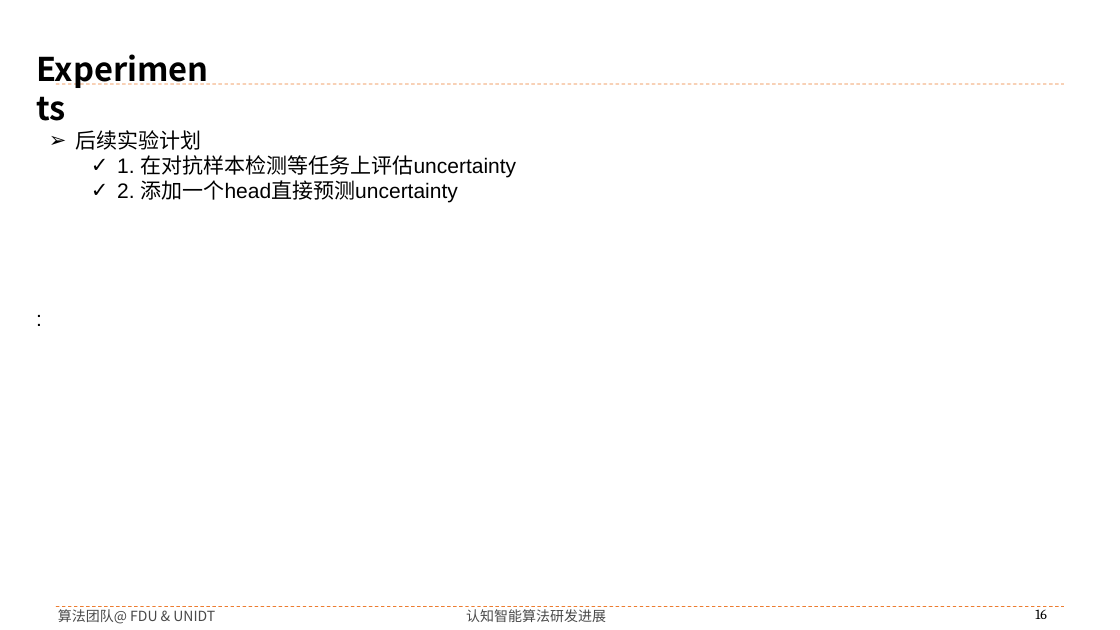
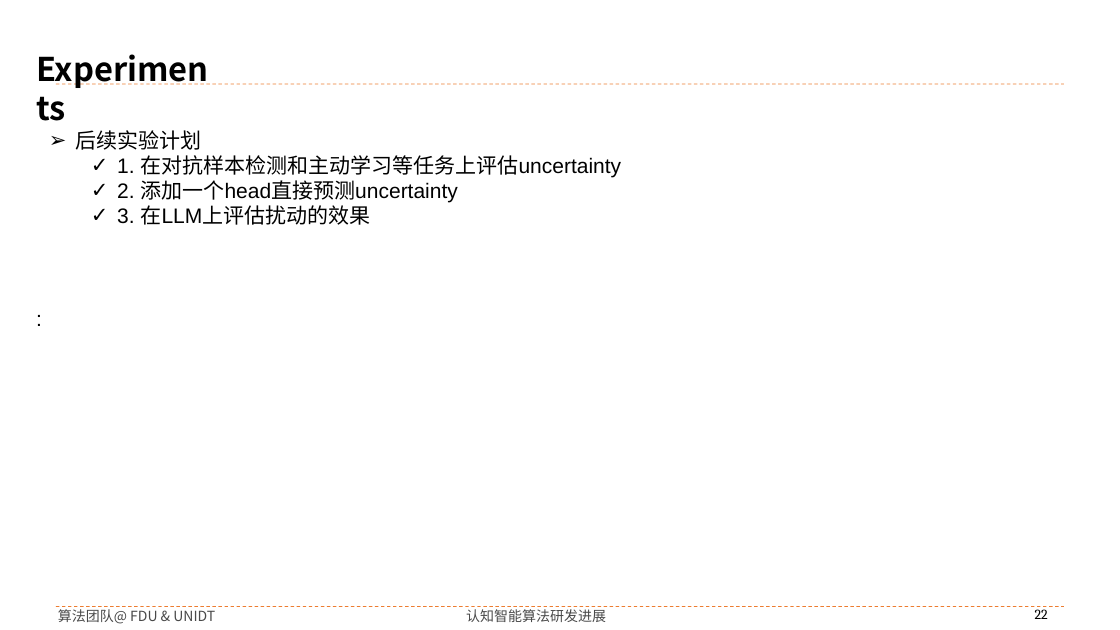
Before and after one commit to buyizhiyou/YYMUncertainty, a slide deck: slide 22 of pre/2024-06-21汇报.pptx (slide 16 before the commit). Drawn at 1120x630 pixels with LibreOffice and Linux fonts; fonts in the diff are those of the drawing; background and template pictures are left out. Boxes give left, top, right and bottom in pixels: in the first picture for what was removed or moved away, otherwise in the second. Text is boxed around its words. In the diff, an @@ line names an element or a change of style, - is before the commit and + after.

```diff
--- a/pre/2024-06-21汇报.pptx
+++ b/pre/2024-06-21汇报.pptx
@@ text at [117, 155, 622, 178]: text changed @@
-  ✓ 1. 在对抗样本检测等任务上评估uncertainty
+  ✓ 1. 在对抗样本检测和主动学习等任务上评估uncertainty
@@ text at [117, 205, 371, 225]: paragraph added @@
+  ✓ 3. 在LLM上评估扰动的效果
@@ page number at [1035, 606, 1048, 619]: text changed @@
-16
+22
```
Also in this commit, not shown: 2 other slides changed, 6 slides added, 57 other files.
